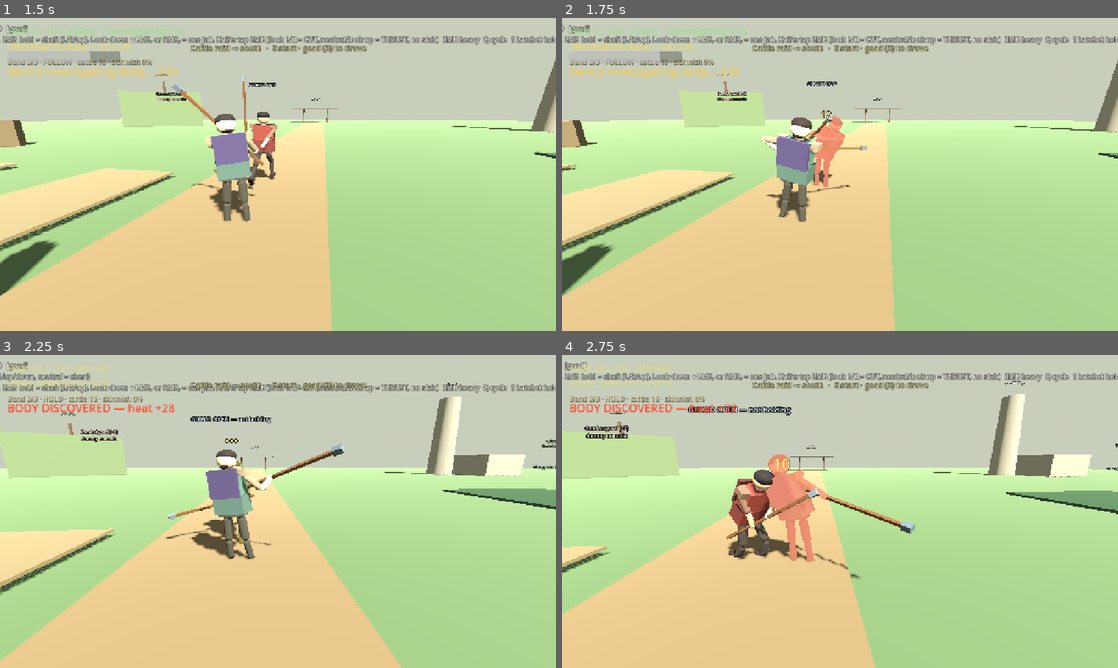
Above: before the commit, frames 1-4 (two rows, left to right).
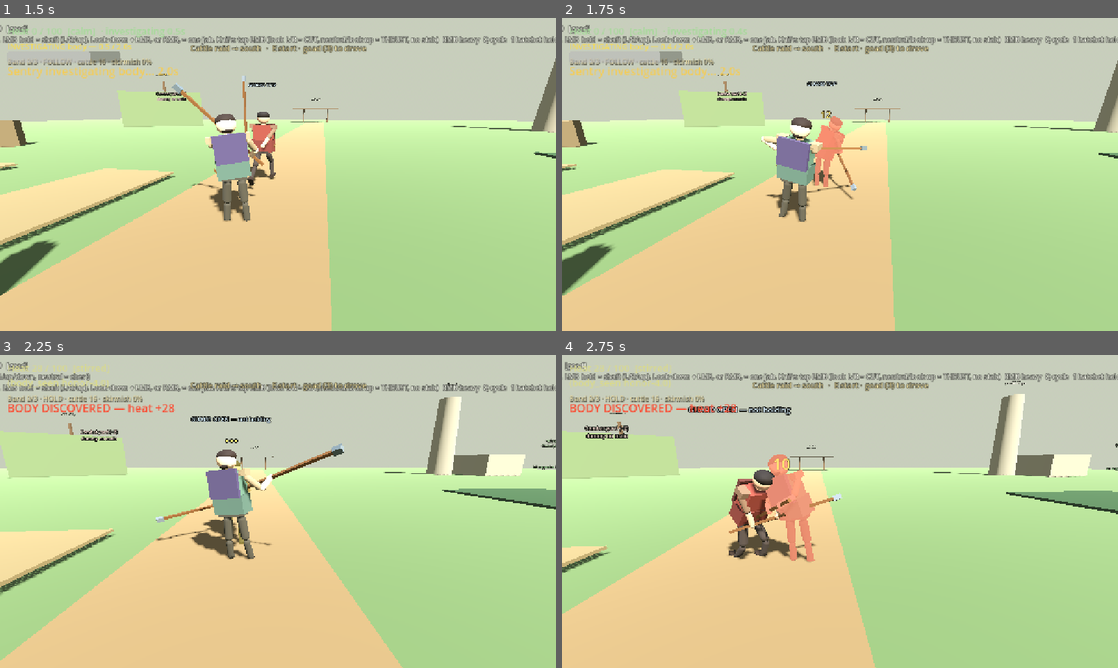
Above: after the commit, the same moments.

Repository: fortins4/devPlayground
Game: Godot game, scene res://scenes/main/main.tscn
The game is run twice, just before and just after one commit, with the same random seed, the same clock (stepped at 60 frames per second) and the same inputs.
Inputs (mouse positions are in pixels of both pictures, inside the frame that each line leads up to):
- Up to frame 1 (1.5 s): tap Enter at 0.5 s; move the mouse to (305, 174) at 0.52 s; hold Right mouse button (attack_heavy) 0.53-1.28 s; hold W (move_forward) from 0.53 s (still down); click (305, 174) at 0.67 s; tap Space (jump) at 0.77 s; move the mouse to (250, 174) at 1.27 s; click (250, 174) at 1.35 s
- Up to frame 2 (1.75 s): keep holding W (move_forward); tap Space (jump) at 1.52 s
- Up to frame 3 (2.25 s): keep holding W (move_forward); move the mouse to (289, 505) at 2.02 s; hold H (band_toggle) from 2.03 s (still down)
- Up to frame 4 (2.75 s): keep holding W (move_forward); keep holding H (band_toggle)

Frame 1 is identical in both runs. In frame 2, 0.2% of the frame differs, in the area x 44-53%, y 30-58%; in frame 3, less than 0.1%; in frame 4, 1.1%, in the area x 29-64%, y 39-72%.

Commit message:
feat(combat): keep the flinch shaft off the face

Diff:
--- a/scripts/characters/player/player_controller.gd
+++ b/scripts/characters/player/player_controller.gd
@@ -1043,6 +1043,10 @@
 	_hurt_reacting = false
 
 
+func is_hurt_flinching() -> bool:
+	return _hurt_reacting
+
+
 func _play_hurt_flinch() -> void:
 	## A landed hit. Charge is already dropped. A swing in progress yields
 	## the same way: the pose becomes the flinch, then the ready pose.
--- a/systems/combat/tool_strike_poses.gd
+++ b/systems/combat/tool_strike_poses.gd
@@ -637,6 +637,9 @@
 	if right_arm_early != null and right_fore_early != null and _is_authored_left_guard(loco, weapon_visual):
 		_seat_left_guard_beside(loco, weapon_visual, goad, left_arm, left_fore, right_arm_early, right_fore_early, torso, head)
 		return
+	if right_arm_early != null and right_fore_early != null and _host_flinching(loco) and _flinch_needs_face_clear(weapon_visual, goad, head):
+		_seat_flinch_below_chin(loco, weapon_visual, goad, left_arm, left_fore, right_arm_early, right_fore_early, torso, head)
+		return
 	var shoulder: Vector3 = left_arm.global_position
 	var right_arm := loco.get_joint("right_arm") as Node3D
 	var right_fore := loco.get_joint("right_forearm") as Node3D
@@ -760,6 +763,71 @@
 	goad.position.y = -_slide_for(-goad.position.y, 0.0, t_off)
 
 
+
+## Flinch only. The generic seat aims a clipping shaft across the chest, which
+## carries it over the eyes and the mouth. Drop that line below the chin.
+## Guards and the left-guard seat do not use this.
+static func _host_flinching(loco: Object) -> bool:
+	var host := loco.get_parent() as Node
+	if host == null or not host.has_method("is_hurt_flinching"):
+		return false
+	return bool(host.call("is_hurt_flinching"))
+
+
+static func _weapon_is_ready_pose(weapon_visual: Node3D) -> bool:
+	var live: Vector3 = weapon_visual.rotation
+	var ready: Array[Vector3] = [tool_idle_pose(2)["weapon"]]
+	for face in ["chest", "left", "right", "high", "low"]:
+		ready.append(tool_shaft_guard_pose(StringName(face))["weapon"])
+	for euler in ready:
+		if live.distance_to(euler) < deg_to_rad(14.0):
+			return true
+	return false
+
+
+static func _flinch_needs_face_clear(weapon_visual: Node3D, goad: Node3D, head: Node3D) -> bool:
+	# The hold and the blend are not a guard or the idle. The ends of the
+	# blend stay on those ready poses and keep their own seat.
+	if not _weapon_is_ready_pose(weapon_visual):
+		return true
+	var origin: Vector3 = weapon_visual.global_position
+	var axis: Vector3 = weapon_visual.global_transform.basis.y.normalized()
+	var span := _shaft_span(-goad.position.y)
+	for i in 24:
+		var t := lerpf(span.x, span.y, float(i) / 23.0)
+		var hl: Vector3 = head.to_local(origin + axis * t)
+		if hl.length() < 0.19:
+			return true
+		if absf(hl.y) < 0.28 and absf(hl.x) < 0.22 and (hl.z > 0.07 or hl.z < -0.09):
+			return true
+	return false
+
+
+static func _seat_flinch_below_chin(loco: Object, weapon_visual: Node3D, goad: Node3D, left_arm: Node3D, left_fore: Node3D, right_arm: Node3D, right_fore: Node3D, torso: Node3D, head: Node3D) -> void:
+	# Below the chin, in front of the chest, clear of the eyes and the mouth.
+	# Not beside the left ear — that seat belongs to the left guard.
+	var right_pt: Vector3 = head.to_global(Vector3(0.16, -0.50, 0.42))
+	var left_pt: Vector3 = head.to_global(Vector3(-0.12, -0.52, 0.44))
+	var basis := torso.global_transform.basis
+	var r_shoulder: Vector3 = right_arm.global_position
+	var r_pole: Vector3 = r_shoulder + basis.x * 0.28 + basis.y * -0.35 + basis.z * 0.22
+	_ik_right(loco, right_arm, right_fore, r_shoulder, r_pole, right_pt)
+	var l_shoulder: Vector3 = left_arm.global_position
+	var l_pole: Vector3 = l_shoulder - basis.x * 0.28 + basis.y * -0.35 + basis.z * 0.22
+	_ik_left(loco, left_arm, left_fore, l_shoulder, l_pole, left_pt)
+	var r_palm: Vector3 = right_fore.to_global(Vector3(0.0, -0.22, 0.0))
+	var l_palm: Vector3 = left_fore.to_global(Vector3(0.0, -0.22, 0.0))
+	var axis: Vector3 = l_palm - r_palm
+	if axis.length() < 0.05:
+		axis = basis.x
+	else:
+		axis = axis.normalized()
+	weapon_visual.global_position = r_palm
+	_aim_weapon_y(weapon_visual, axis)
+	var t_off := (l_palm - r_palm).dot(weapon_visual.global_transform.basis.y.normalized())
+	goad.position.y = -_slide_for(-goad.position.y, 0.0, t_off)
+
+
 static func _extrude_right_hand(loco: Object, arm: Node3D, fore: Node3D, torso: Node3D, origin: Vector3) -> void:
 	var lp: Vector3 = torso.to_local(origin)
 	var out := lp
